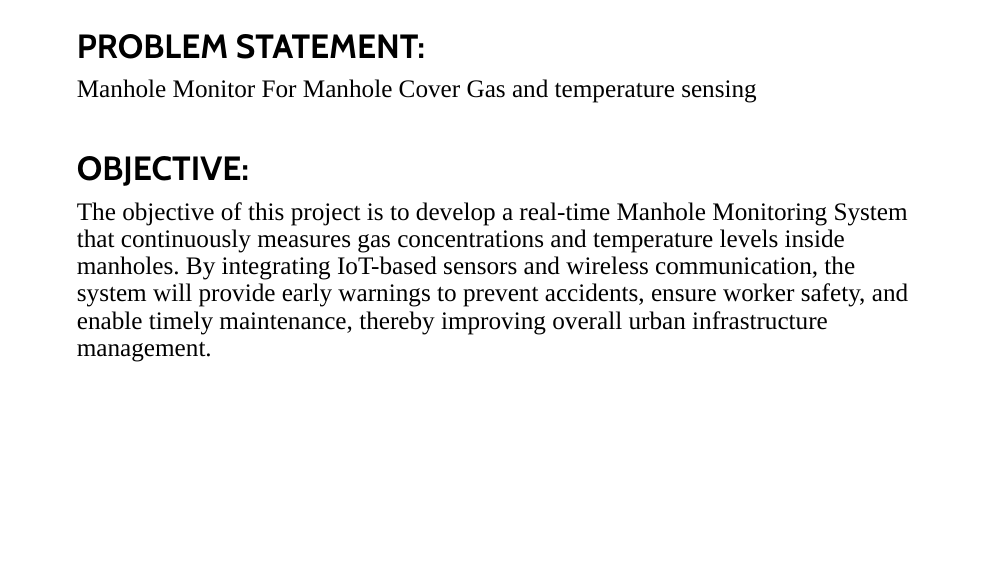
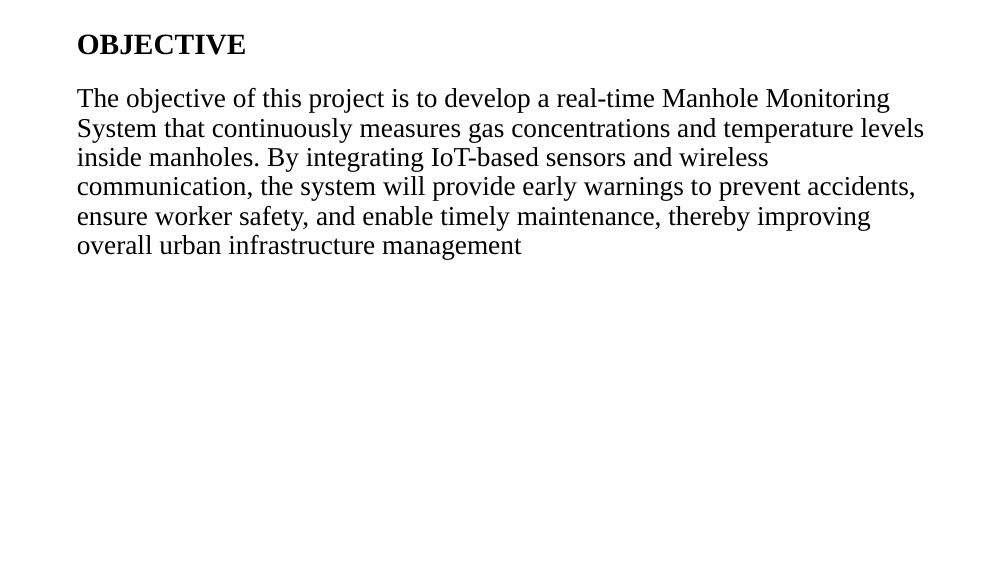
Before and after one commit to sayoojs123/PBL-ECE-2_2, a slide deck: slide 4 of SIL/SIL REVIEW 1 EDITED ppt.pptx (slide 3 before the commit). Drawn at 1008x567 pixels with LibreOffice and Linux fonts; fonts in the diff are those of the drawing. Boxes give left, top, right and bottom in pixels: in the first picture for what was removed or moved away, otherwise in the second. Text is boxed around its words. In the diff, an @@ line names an element or a change of style, - is before the commit and + after.

```diff
--- a/SIL/SIL REVIEW 1 EDITED ppt.pptx
+++ b/SIL/SIL REVIEW 1 EDITED ppt.pptx
@@ text at (77,34,925,260): text changed; size 24 to 26 pt @@
-PROBLEM STATEMENT:
-Manhole Monitor For Manhole Cover Gas and temperature sensing
-OBJECTIVE:
-The objective of this project is to develop a real-time Manhole Monitoring System that continuously measures gas concentrations and temperature levels inside manholes. By integrating IoT-based sensors and wireless communication, the system will provide early warnings to prevent accidents, ensure worker safety, and enable timely maintenance, thereby improving overall urban infrastructure management.
+OBJECTIVE
+The objective of this project is to develop a real-time Manhole Monitoring System that continuously measures gas concentrations and temperature levels inside manholes. By integrating IoT-based sensors and wireless communication, the system will provide early warnings to prevent accidents, ensure worker safety, and enable timely maintenance, thereby improving overall urban infrastructure management
```
Also in this commit, not shown: 1 slide added, 3 other files.
